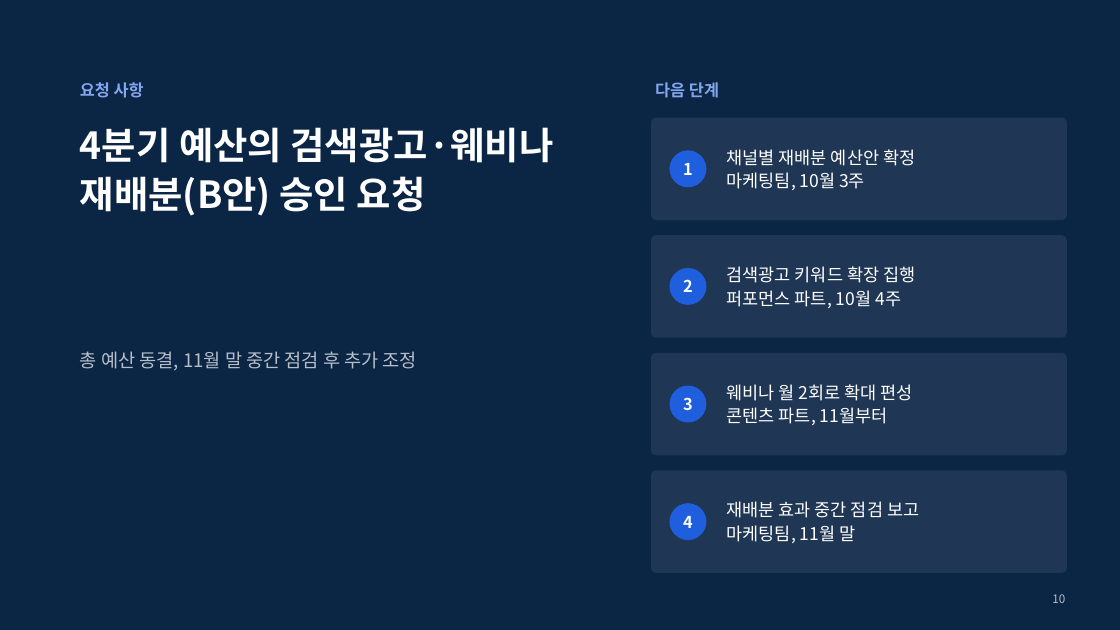
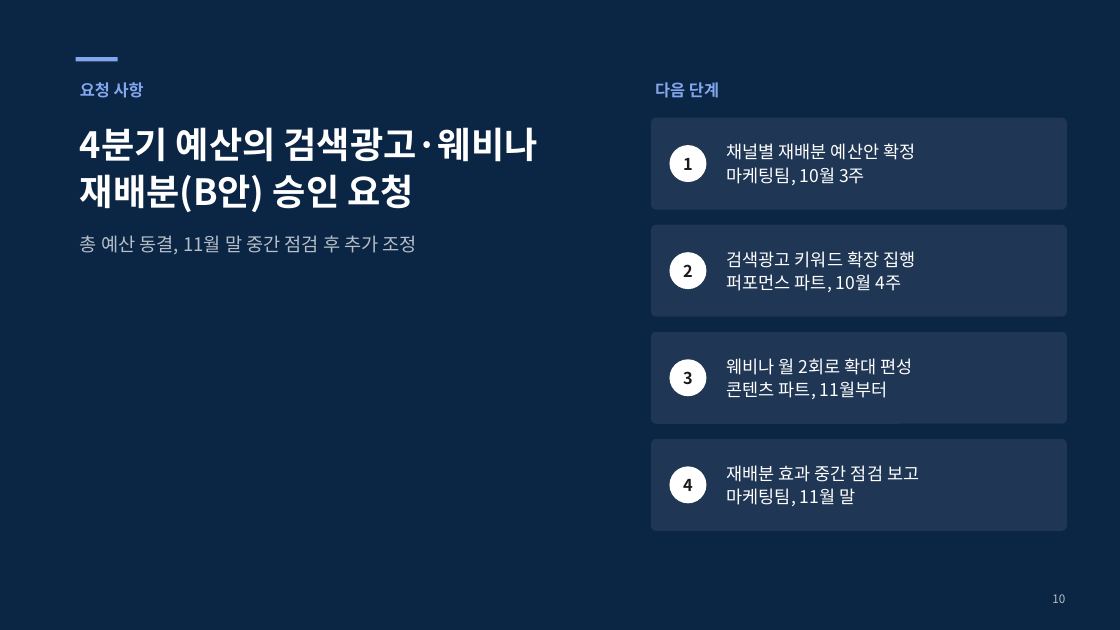
Before and after one commit to coindesktop/Awesome-PPT-SKILL, a slide deck: slide 10 of examples/marketing-report/deck.pptx. Drawn at 1120x630 pixels with LibreOffice and Linux fonts; fonts in the diff are those of the drawing. Boxes give left, top, right and bottom in pixels: in the first picture for what was removed or moved away, otherwise in the second. Text is boxed around its words. In the diff, an @@ line names an element or a change of style, - is before the commit and + after.

```diff
--- a/examples/marketing-report/deck.pptx
+++ b/examples/marketing-report/deck.pptx
@@ rectangle added at box(76, 57, 118, 61), fill #84A6EC @@
@@ title "4분기 예산의 검색광고·웨비나 재배분(B안) 승인 ..." at box(80, 127, 538, 212): size 32 to 31 pt @@
@@ rounded rectangle: place and size @@
-rounded rectangle at box(651, 118, 1067, 220)
+rounded rectangle at box(651, 118, 1067, 209)
@@ ellipse "1": place and size @@
-ellipse "1" at box(670, 150, 707, 187)
+ellipse "1" at box(670, 145, 707, 182)
@@ text "채널별 재배분 예산안 확정": place and size @@
-text "채널별 재배분 예산안 확정" at box(727, 149, 915, 190)
+text "채널별 재배분 예산안 확정" at box(727, 143, 915, 185)
@@ text "총 예산 동결, 11월 말 ...": place and size @@
-text "총 예산 동결, 11월 말 ..." at box(80, 351, 417, 371)
+text "총 예산 동결, 11월 말 ..." at box(80, 235, 417, 255)
@@ rounded rectangle: place and size @@
-rounded rectangle at box(651, 235, 1067, 338)
+rounded rectangle at box(651, 224, 1067, 316)
@@ text "검색광고 키워드 확장 집행": place and size @@
-text "검색광고 키워드 확장 집행" at box(727, 266, 915, 308)
+text "검색광고 키워드 확장 집행" at box(727, 251, 915, 292)
@@ ellipse "2": place and size @@
-ellipse "2" at box(670, 268, 707, 305)
+ellipse "2" at box(670, 252, 707, 289)
@@ rounded rectangle: place and size @@
-rounded rectangle at box(651, 353, 1067, 455)
+rounded rectangle at box(651, 332, 1067, 423)
@@ text "웨비나 월 2회로 확대 편성": place and size @@
-text "웨비나 월 2회로 확대 편성" at box(727, 384, 913, 425)
+text "웨비나 월 2회로 확대 편성" at box(727, 358, 913, 399)
@@ ellipse "3": place and size @@
-ellipse "3" at box(670, 386, 707, 423)
+ellipse "3" at box(670, 360, 707, 397)
@@ proportions changed in 4 elements at box(651, 118, 1067, 209), box(651, 224, 1067, 316), box(651, 332, 1067, 423), box(651, 439, 1067, 530) @@
@@ rounded rectangle: place and size @@
-rounded rectangle at box(651, 471, 1067, 573)
+rounded rectangle at box(651, 439, 1067, 530)
@@ text "재배분 효과 중간 점검 보고": place and size @@
-text "재배분 효과 중간 점검 보고" at box(727, 501, 919, 543)
+text "재배분 효과 중간 점검 보고" at box(727, 465, 919, 506)
@@ text colour #FFFFFF to #1A1A1A; fill #1F5EDC to #FFFFFF in 4 elements at box(670, 145, 707, 182), box(670, 252, 707, 289), box(670, 360, 707, 397), box(670, 466, 707, 503) @@
@@ ellipse "4": place and size @@
-ellipse "4" at box(670, 503, 707, 540)
+ellipse "4" at box(670, 466, 707, 503)
```
Also in this commit, not shown: 2 other slides changed, 43 other files.
